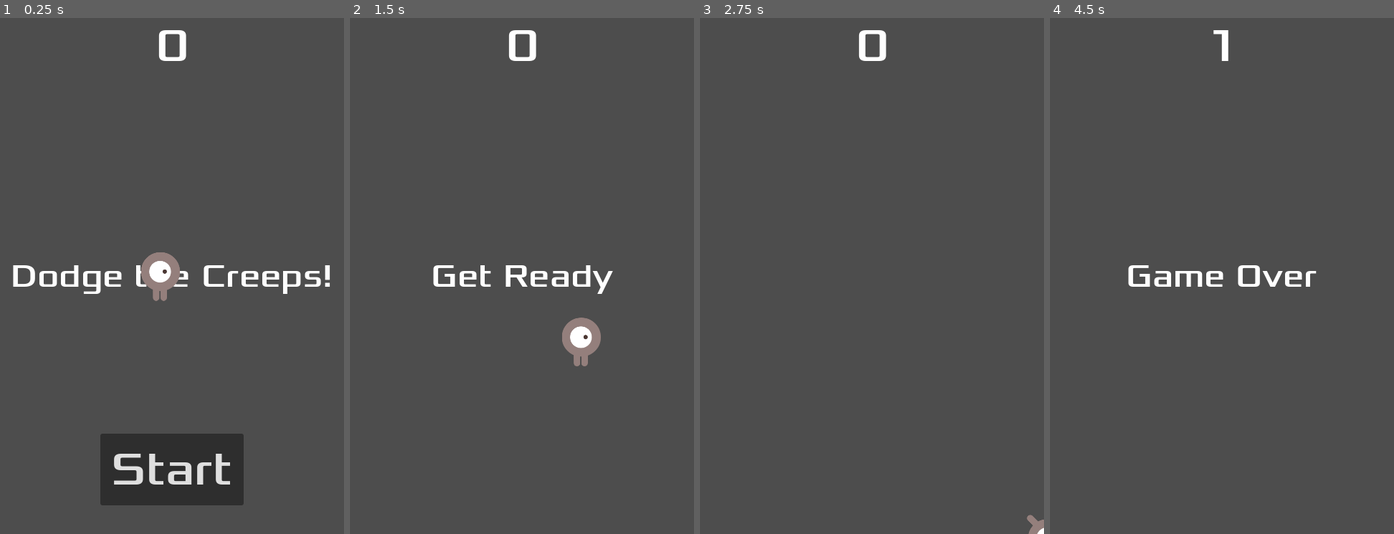
Above: before the commit, frames 1-4 (left to right).
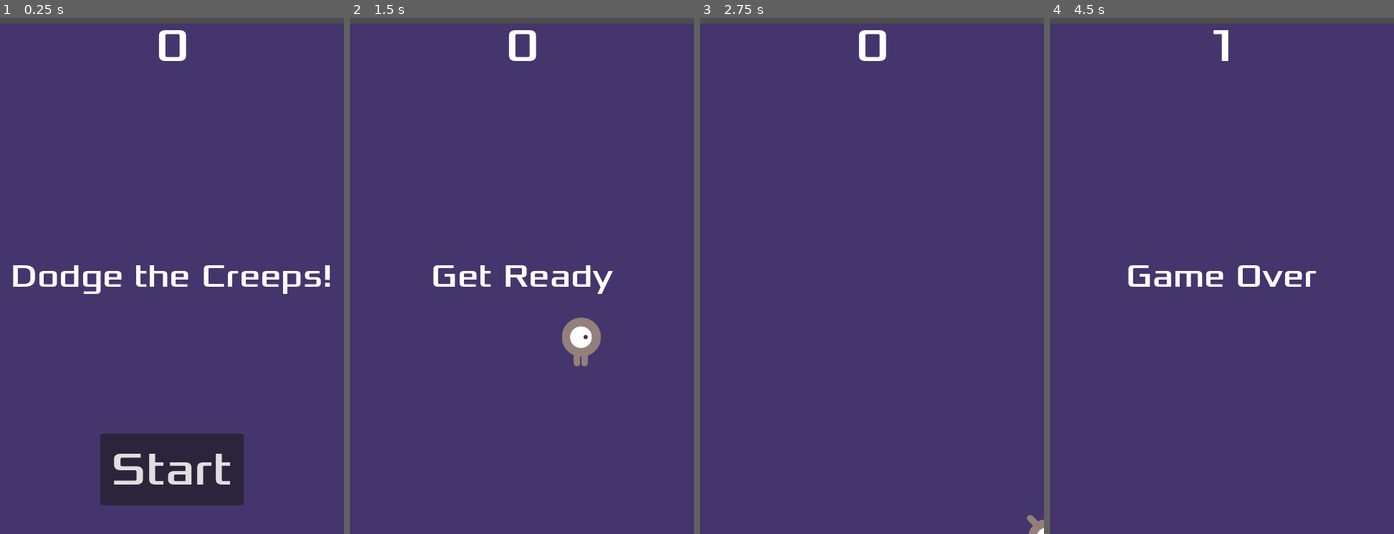
Above: after the commit, the same moments.

Repository: moulindavid/godot-idk
Game: Godot game, scene res://main.tscn
Same seed, same stepped clock (60 frames per second), same inputs: the game is played once before the commit and once after it.
Inputs:
- Up to frame 1 (0.25 s): no input
- Up to frame 2 (1.5 s): click "Start" at 0.5 s; tap Enter at 1.25 s; hold D (move_right) from 1.28 s (still down)
- Up to frame 3 (2.75 s): release D (move_right) at 2.03 s; hold S (move_down) from 2.03 s (still down)
- Up to frame 4 (4.5 s): release S (move_down) at 2.78 s; hold D (move_right) 2.78-3.53 s; hold W (move_up) 3.53-4.28 s; hold A (move_left) from 4.28 s (still down)

The runs differ from the first frame. In frame 1, 91% of the frame differs, in the area x 0-100%, y 1-100%; in frame 2, 97%; in frame 3, 98%; in frame 4, 98%.

Commit message:
feat: some finition

Diff:
--- a/main.gd
+++ b/main.gd
@@ -10,6 +10,8 @@
 	$ScoreTimer.stop()
 	$MobTimer.stop()
 	$HUD.show_game_over()
+	$Music.stop()
+	$DeathSound.play()
 
 func new_game():
 	score = 0
@@ -18,7 +20,7 @@
 	$HUD.show_message("Get Ready")
 	$Player.start($StartPosition.position)
 	$StartTimer.start()
-
+	$Music.play()
 
 func _on_mob_timer_timeout():
 	var mob = mob_scene.instantiate()
--- a/main.tscn
+++ b/main.tscn
@@ -1,8 +1,10 @@
-[gd_scene load_steps=6 format=3 uid="uid://bm41a6wvny60r"]
+[gd_scene load_steps=8 format=3 uid="uid://bm41a6wvny60r"]
 
 [ext_resource type="Script" uid="uid://brlrswchxrosp" path="res://main.gd" id="1_0xm2m"]
 [ext_resource type="PackedScene" uid="uid://detg26f7du142" path="res://player.tscn" id="1_ig7tw"]
 [ext_resource type="PackedScene" uid="uid://dpvaq336j0bgo" path="res://mob.tscn" id="2_h2yge"]
+[ext_resource type="AudioStream" uid="uid://dyvnxvj7aq4qu" path="res://art/gameover.wav" id="3_7mycd"]
+[ext_resource type="AudioStream" uid="uid://n38krwx3pt8e" path="res://art/House In a Forest Loop.ogg" id="3_lquwl"]
 [ext_resource type="PackedScene" uid="uid://cuyl7435dl0wc" path="res://hud.tscn" id="4_1bvp3"]
 
 [sub_resource type="Curve2D" id="Curve2D_7dm0k"]
@@ -16,7 +18,23 @@
 script = ExtResource("1_0xm2m")
 mob_scene = ExtResource("2_h2yge")
 
+[node name="ColorRect" type="ColorRect" parent="."]
+visibility_layer = 524289
+offset_top = 7.96297
+offset_right = 476.0
+offset_bottom = 724.963
+color = Color(0.266269, 0.212768, 0.425832, 1)
+
+[node name="DeathSound" type="AudioStreamPlayer" parent="."]
+stream = ExtResource("3_7mycd")
+volume_db = 6.0
+
+[node name="Music" type="AudioStreamPlayer" parent="."]
+stream = ExtResource("3_lquwl")
+parameters/looping = false
+
 [node name="Player" parent="." instance=ExtResource("1_ig7tw")]
+position = Vector2(239.898, 445.926)
 
 [node name="MobTimer" type="Timer" parent="."]
 wait_time = 0.5
@@ -30,12 +48,13 @@
 [node name="StartPosition" type="Marker2D" parent="."]
 position = Vector2(240, 450)
 
+[node name="HUD" parent="." instance=ExtResource("4_1bvp3")]
+layer = 5
+
 [node name="MobPath" type="Path2D" parent="."]
 curve = SubResource("Curve2D_7dm0k")
 
 [node name="MobSpawnLocation" type="PathFollow2D" parent="MobPath"]
-
-[node name="HUD" parent="." instance=ExtResource("4_1bvp3")]
 
 [connection signal="hit" from="Player" to="." method="game_over"]
 [connection signal="timeout" from="MobTimer" to="." method="_on_mob_timer_timeout"]
--- a/player.gd
+++ b/player.gd
@@ -6,6 +6,7 @@
 
 func _ready():
 	screen_size = get_viewport_rect().size
+	hide()
 
 func _process(delta):
 	var velocity = Vector2.ZERO
